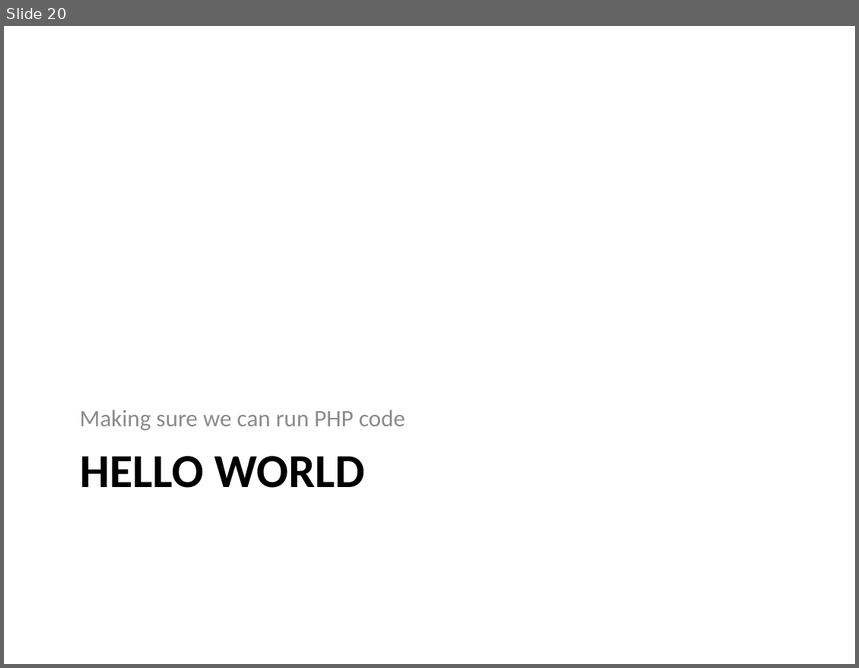
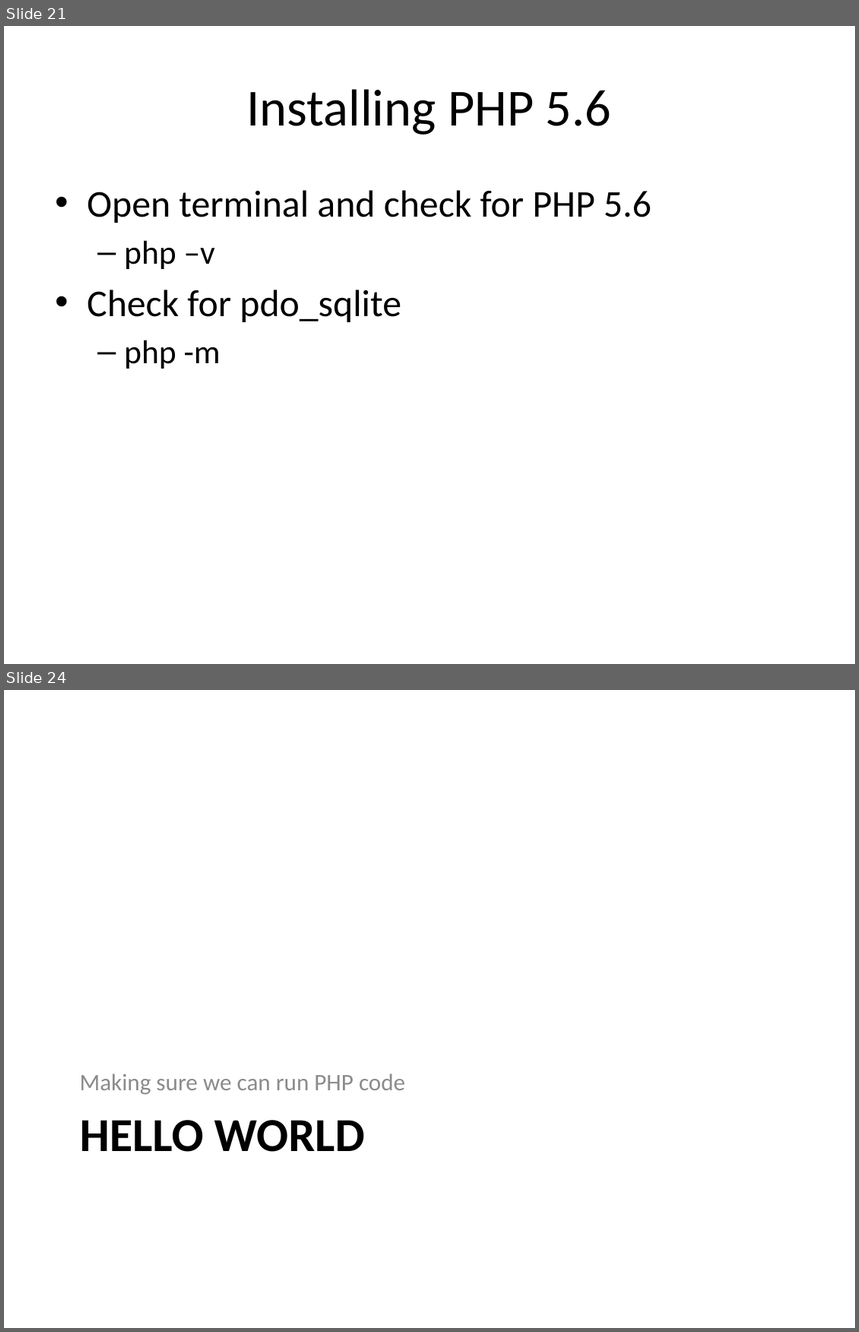
Before and after one commit to PHPEmbark/curriculum, a slide deck: course/0 - Setup/Setup.pptx. Shown one above the other, each under a label of ours: slide 20 before the commit, slides 21 and 24 after it; the slides between them are not shown. The pictures are 859x668 and 859x1332 pixels, drawn with LibreOffice and Linux fonts; fonts in the diff are those of the drawing. Boxes give left, top, right and bottom in pixels: in the first picture for what was removed or moved away, otherwise in the second. Text is boxed around its words. In the diff, an @@ line names an element or a change of style, - is before the commit and + after.

```diff
--- a/course/0 - Setup/Setup.pptx
+++ b/course/0 - Setup/Setup.pptx
@@ slide 21 added at [4,26,855,664], background #FFFFFF @@
@@ title added at [247,89,612,135], 44 pt, text #000000 @@
+Installing PHP 5.6
@@ text added at [87,190,652,369], 32 pt, text #000000 @@
+• Open terminal and check for PHP 5.6
+  – php –v
+• Check for pdo_sqlite
+  – php -m
@@ what was slide 20 is now slide 24 @@
```
Also in this commit, not shown: 7 slides changed, 5 other slides added, 2 slides removed, 2 other files.
